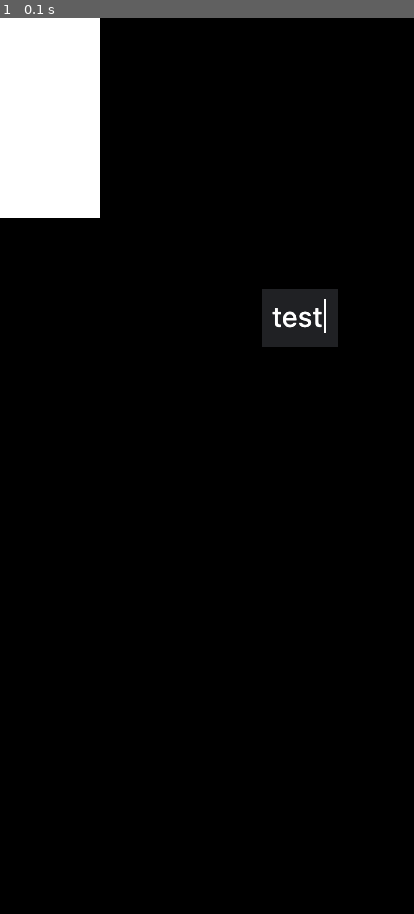
Above: before the commit, frame 1.
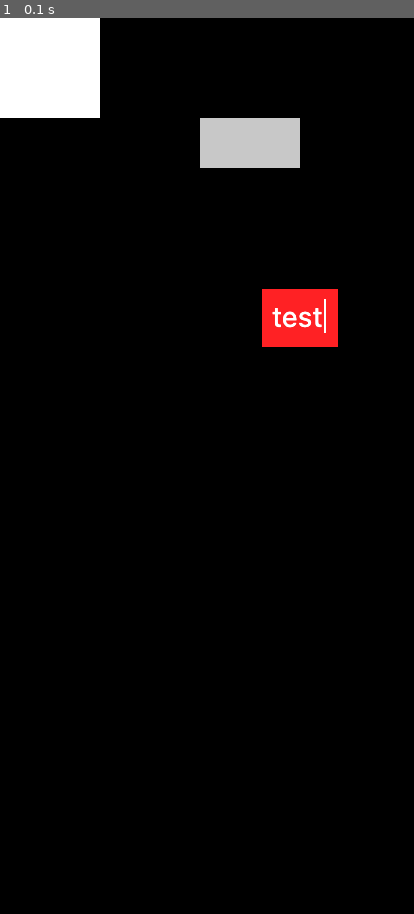
Above: after the commit, the same moment.

Repository: marcusTsng/goal_app
Game: pygame game, started from main.py
Two runs of this game, one before a commit and one after it. Both use one fixed random seed, a clock stepped at 60 frames per second and the inputs below.
Inputs:
- Up to frame 1 (0.1 s): no input

The runs differ from the first frame. In frame 1, 5.1% of the frame differs, in the area x 0-82%, y 11-37%.

Commit message:
Buttons + Tint
Added Button class which can be linked to any defined function
Added a color tint attribute to image sprites

Diff:
--- a/main.py
+++ b/main.py
@@ -46,9 +46,12 @@
 
 ### SPRITES AND OTHER VARIABLES
 BG_COLOUR = (0,0,0)
-# sprite = Sprite("placeholder.png", 100, 200)
-sprite = RectSprite((255,255,255), 100, 200, 0, 0)
-img = ImageSprite("placeholder.png", 300, 300)
+sprite = RectSprite((255,255,255), 100, 100, 0, 0)
+img = ImageSprite("placeholder.png", 300, 300, (255,0,0,100))
+button = Button((200,200,200), 100, 50, 200, 100)
+
+def test(): print("hello")
+button.set_function(test)
 
 ### MAIN GAME LOOP
 running = True
@@ -56,7 +59,8 @@
     for event in pygame.event.get():
         if event.type == pygame.QUIT:
             running = False
-
+        if event.type == pygame.MOUSEBUTTONDOWN:
+            Button.check_all_hovers()
     screen.fill(BG_COLOUR)
     Sprite.displaySprites()
 
--- a/pygame_objs.py
+++ b/pygame_objs.py
@@ -1,7 +1,8 @@
+# SETUP
 import pygame
-
 screen = pygame.display.set_mode((414, 896))
 
+# SPRITE CLASSES
 class Sprite:
     active_sprites = []
 
@@ -27,12 +28,13 @@
             else: x.display()
 
 class ImageSprite(Sprite):
-    def __init__(self, path, x=0, y=0):
+    def __init__(self, path, x=0, y=0, tint=None):
         super().__init__(0, 0, x, y)
         try:
             self.img = pygame.image.load(f"Assets/{path}").convert_alpha()
         except pygame.error as e:
             self.img = pygame.image.load(f"Assets/placeholder.png").convert_alpha()
+        if tint:self.img.fill((tint), special_flags=pygame.BLEND_ADD)
         self.rect = self.img.get_rect(center=(x,y))
     def display(self):
         screen.blit(self.img, self.rect)
@@ -43,3 +45,34 @@
         self.fill = fill
     def display(self):
         pygame.draw.rect(screen, self.fill, self.rect)
+
+# BUTTONS
+class Button(RectSprite):
+    buttons = []
+    def __init__(self, fill, w, l, x=0, y=0, func = None):
+        super().__init__(fill, w, l, x, y)
+        Button.buttons.append(self)
+        self.func = func
+    def set_function(self, func): self.func = func
+    def check_hover(self):
+        if not self.active: return False
+
+        mouse_x, mouse_y = pygame.mouse.get_pos()
+        x, y = self.get_pos()
+        if (mouse_x > x - self.rect.width / 2 and mouse_x < x + self.rect.width / 2) and (mouse_y > y - self.rect.height / 2 and mouse_y < y + self.rect.height / 2):
+            if self.func: self.func()
+            return True
+        return False
+
+    def set_active(self, active=True):
+        self.active = active
+        if active:
+            Sprite.active_sprites.append(self)
+            Button.buttons.append(self)
+        else:
+            Sprite.active_sprites.remove(self)
+            Button.buttons.remove(self)
+
+    @staticmethod
+    def check_all_hovers():
+        for x in Button.buttons: x.check_hover()
